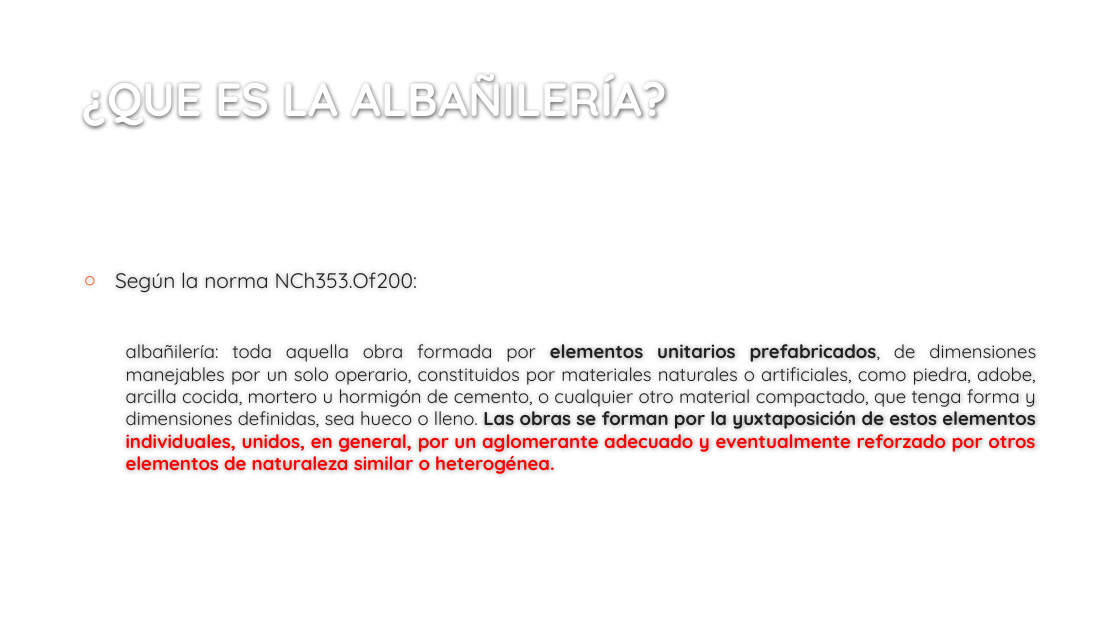
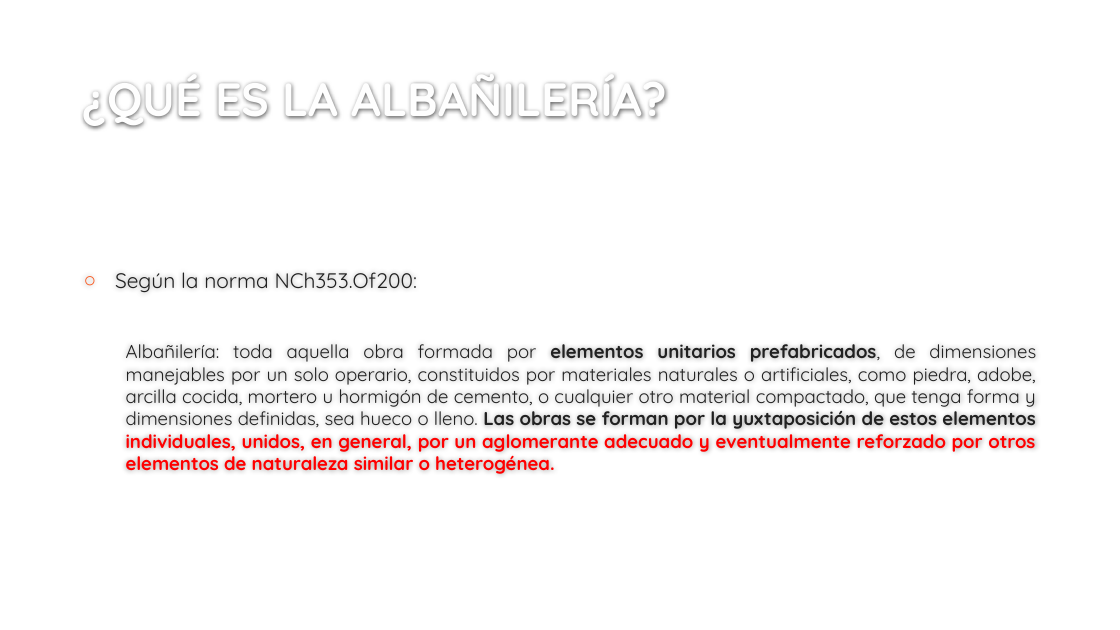
Before and after one commit to ppizarror/proyecto-CI6501, a slide deck: slide 2 of SISTEMAS CONSTRUCTIVOS EN ALBAÑILERIÁ.pptx. Drawn at 1120x630 pixels with LibreOffice and Linux fonts; fonts in the diff are those of the drawing; background and template pictures are left out. Boxes give left, top, right and bottom in pixels: in the first picture for what was removed or moved away, otherwise in the second. Text is boxed around its words. In the diff, an @@ line names an element or a change of style, - is before the commit and + after.

```diff
--- a/SISTEMAS CONSTRUCTIVOS EN ALBAÑILERIÁ.pptx
+++ b/SISTEMAS CONSTRUCTIVOS EN ALBAÑILERIÁ.pptx
@@ title at <box>83,76,668,128</box>: text changed @@
-¿QUE ES LA ALBAÑILERÍA?
+¿QUÉ ES LA ALBAÑILERÍA?
@@ text at <box>126,344,1036,474</box>: text changed @@
-  albañilería: toda aquella obra formada por elementos unitarios prefabricados, de dimensiones manejables por un solo operario, constituidos por materiales naturales o artificiales, como piedra, adobe, arcilla cocida, mortero u hormigón de cemento, o cualquier otro material compactado, que tenga forma y dimensiones definidas, sea hueco o lleno. Las obras se forman por la yuxtaposición de estos elementos individuales, unidos, en general, por un aglomerante adecuado y eventualmente reforzado por otros elementos de naturaleza similar o heterogénea.
+  Albañilería: toda aquella obra formada por elementos unitarios prefabricados, de dimensiones manejables por un solo operario, constituidos por materiales naturales o artificiales, como piedra, adobe, arcilla cocida, mortero u hormigón de cemento, o cualquier otro material compactado, que tenga forma y dimensiones definidas, sea hueco o lleno. Las obras se forman por la yuxtaposición de estos elementos individuales, unidos, en general, por un aglomerante adecuado y eventualmente reforzado por otros elementos de naturaleza similar o heterogénea.
```
Also in this commit, not shown: 6 other slides changed, 10 slides added, 3 slides removed.
